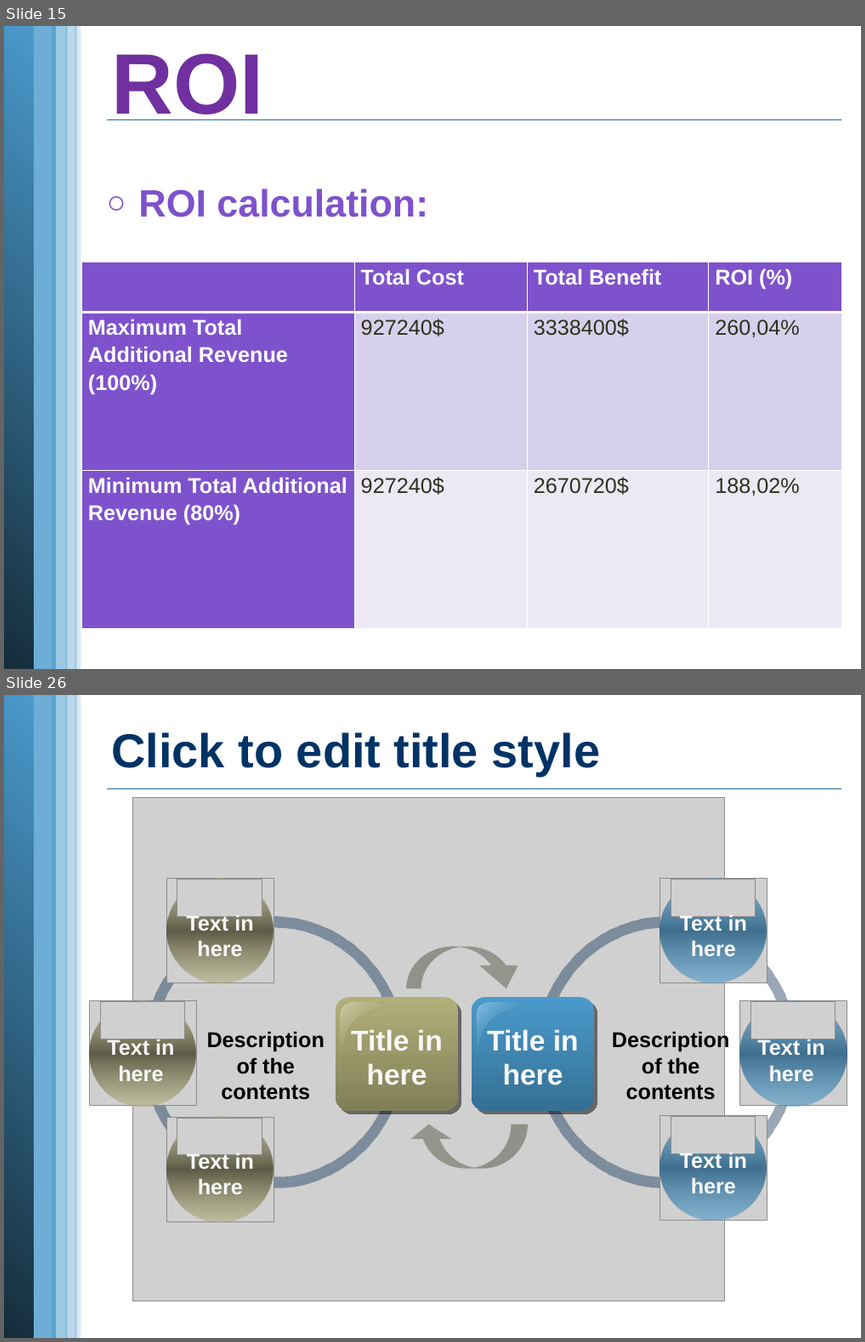
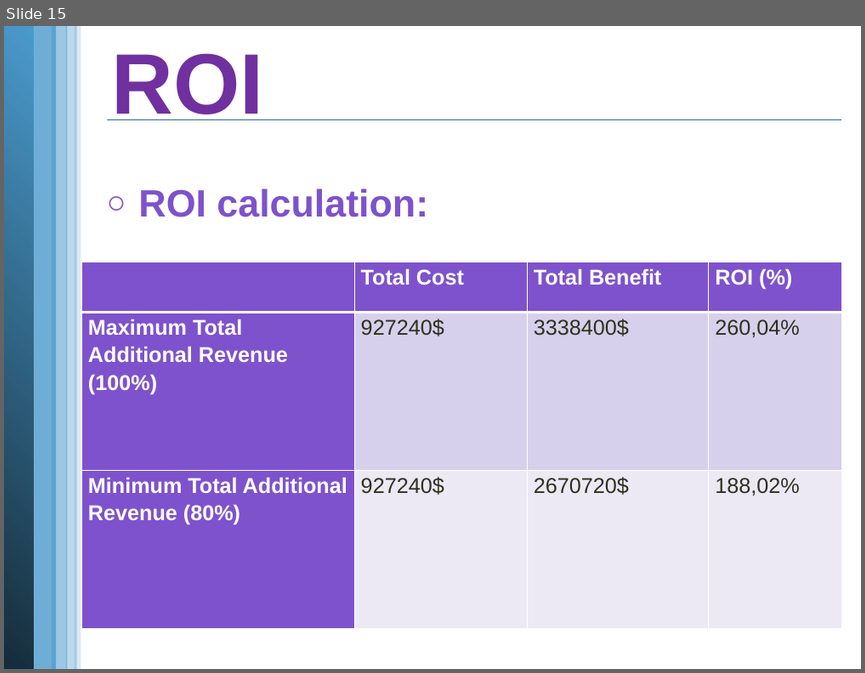
Before and after one commit to vucongthuc/hit-team-2012, a slide deck: Measurement Analysis/K15T2-Team22-Team Assignment7/K15T2-Team22-Team Assignment7.pptx. Shown one above the other, each under a label of ours: slides 15 and 26 before the commit, slide 15 after it; the slides between them are not shown. The pictures are 865x1342 and 865x673 pixels, drawn with LibreOffice and Linux fonts; fonts in the diff are those of the drawing; grey boxes stand for pictures; background and template pictures are left out. Boxes give left, top, right and bottom in pixels: in the first picture for what was removed or moved away, otherwise in the second. Text is boxed around its words. In the diff, an @@ line names an element or a change of style, - is before the commit and + after.

```diff
--- a/Measurement Analysis/K15T2-Team22-Team Assignment7/K15T2-Team22-Team Assignment7.pptx
+++ b/Measurement Analysis/K15T2-Team22-Team Assignment7/K15T2-Team22-Team Assignment7.pptx
@@ slide 26 removed at (x1=4, y1=695, x2=861, y2=1338), background #FFFFFF; not listed: 6 template elements that a slide beside it also shows @@
@@ title removed at (x1=111, y1=732, x2=601, y2=776) @@
-Click to edit title style
@@ picture removed at (x1=132, y1=797, x2=725, y2=1300) @@
@@ group removed at (x1=90, y1=879, x2=847, y2=1221): 12 pictures, 10 texts, 8 ellipses, 2 rounded rectangles, 2 freeform shapes, 1 curved down arrow, 1 curved up arrow @@
-Title in here
-Description of the contents
-Title in here
-Text in here
-Text in here
-Text in here
-Text in here
-Text in here
-Text in here
-Description of the contents
```
Also in this commit, not shown: 17 slides changed, 1 slide added, 23 other slides removed.
